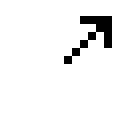
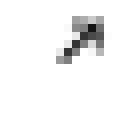
Two versions of the same layered image (128x128). Layer-by-layer changes:
painted on "Background" over box(56, 16, 112, 64)
